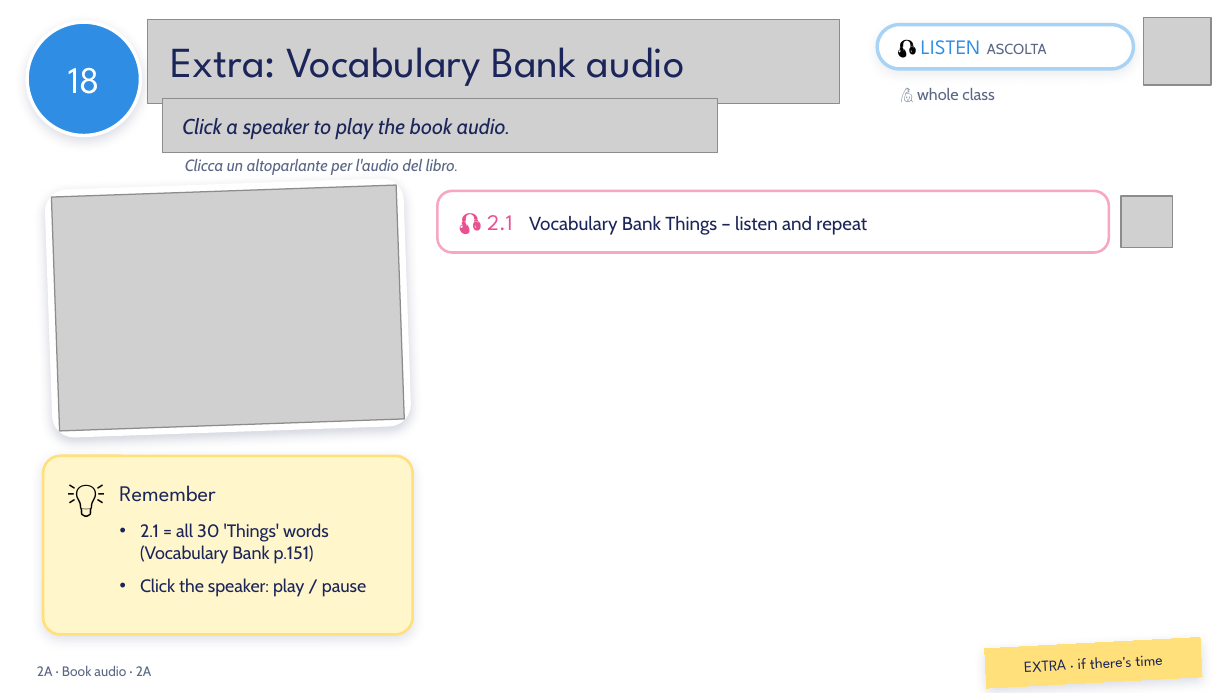
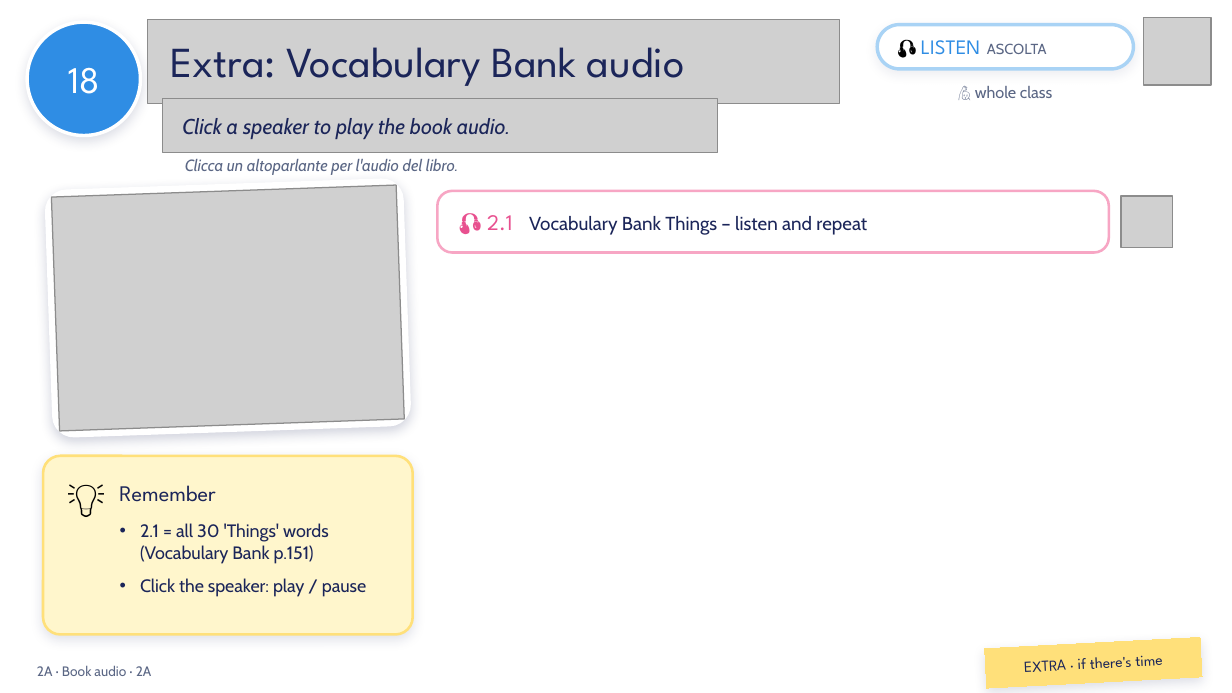
Before and after one commit to londonlanguageschool/Bagheria-, a slide deck: slide 18 of materials/EFE/EFE_2A_Tidy_or_untidy.pptx. Drawn at 1232x693 pixels with LibreOffice and Linux fonts; fonts in the diff are those of the drawing; grey boxes stand for pictures; background and template pictures are left out. Boxes give left, top, right and bottom in pixels: in the first picture for what was removed or moved away, otherwise in the second. Text is boxed around its words. In the diff, an @@ line names an element or a change of style, - is before the commit and + after.

```diff
--- a/materials/EFE/EFE_2A_Tidy_or_untidy.pptx
+++ b/materials/EFE/EFE_2A_Tidy_or_untidy.pptx
@@ text "🙋 whole class" moved from (x1=917, y1=88, x2=994, y2=100) to (x1=975, y1=86, x2=1052, y2=98) @@
@@ text "🙋 whole class" at (x1=975, y1=86, x2=1052, y2=98): alignment left to centre @@
```
Also in this commit, not shown: 16 other slides changed, 1 other file.
